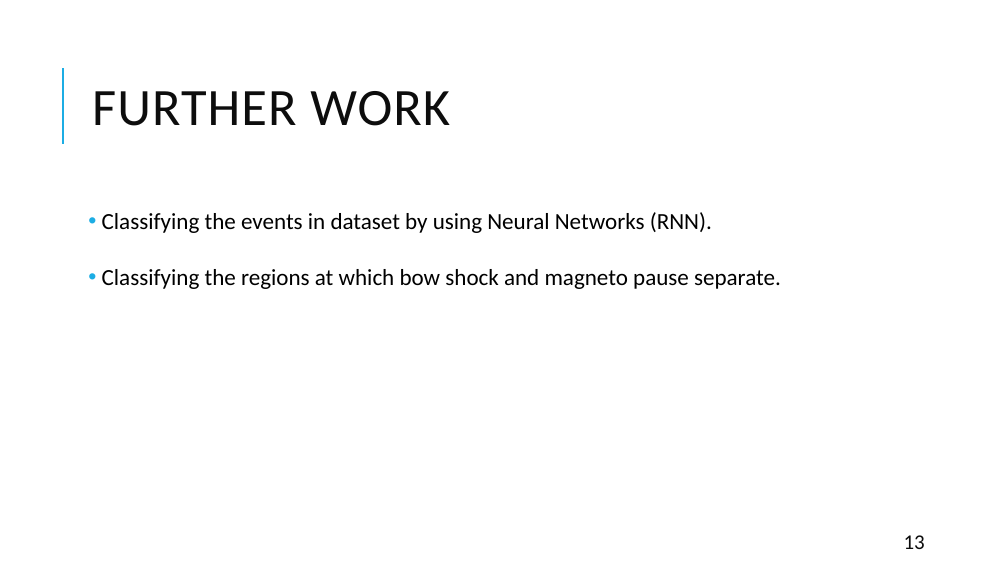
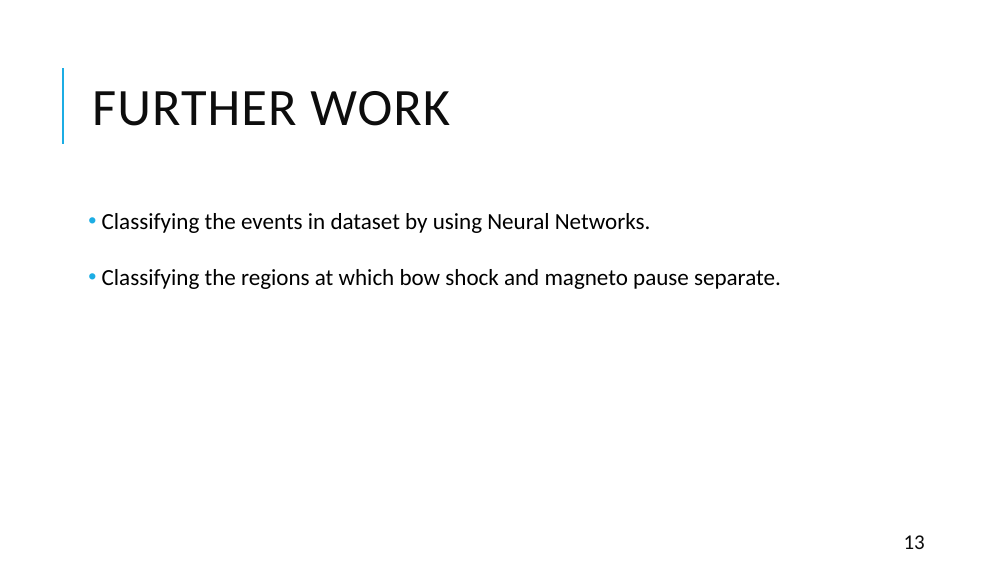
Before and after one commit to matty1203/r_cubicplot, a slide deck: slide 13 of Classification of bow shock event positions from Magnetic.pptx. Drawn at 1008x567 pixels with LibreOffice and Linux fonts; fonts in the diff are those of the drawing. Boxes give left, top, right and bottom in pixels: in the first picture for what was removed or moved away, otherwise in the second. Text is boxed around its words. In the diff, an @@ line names an element or a change of style, - is before the commit and + after.

```diff
--- a/Classification of bow shock event positions from Magnetic.pptx
+++ b/Classification of bow shock event positions from Magnetic.pptx
@@ text at box(102, 213, 651, 233): text changed @@
-• Classifying the events in dataset by using Neural Networks (RNN).
+• Classifying the events in dataset by using Neural Networks.
```
Also in this commit, not shown: 5 other slides changed.
